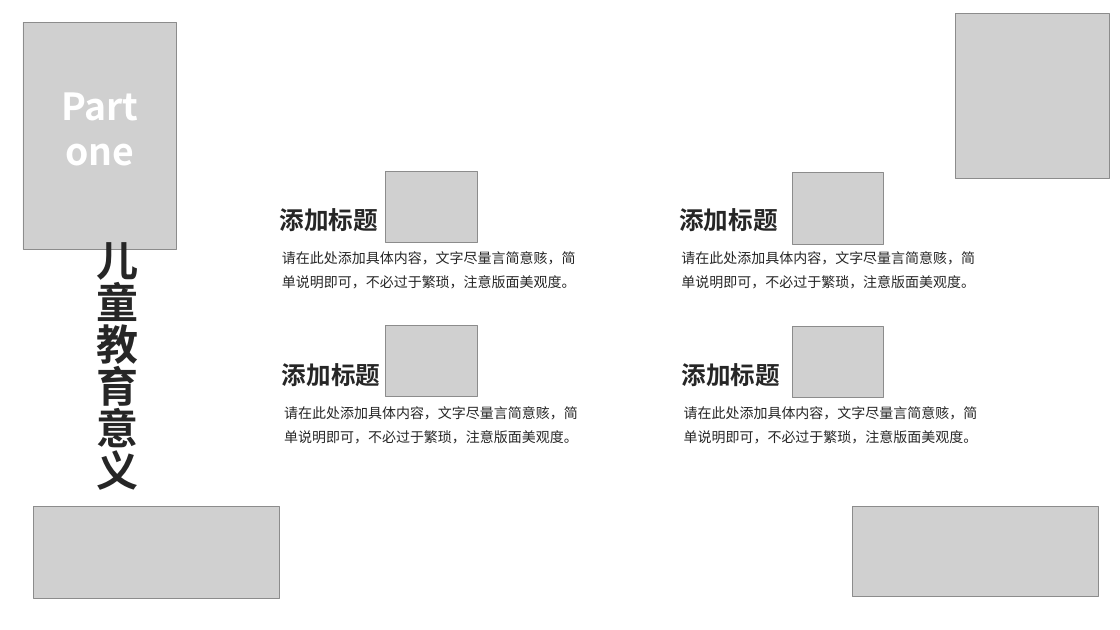
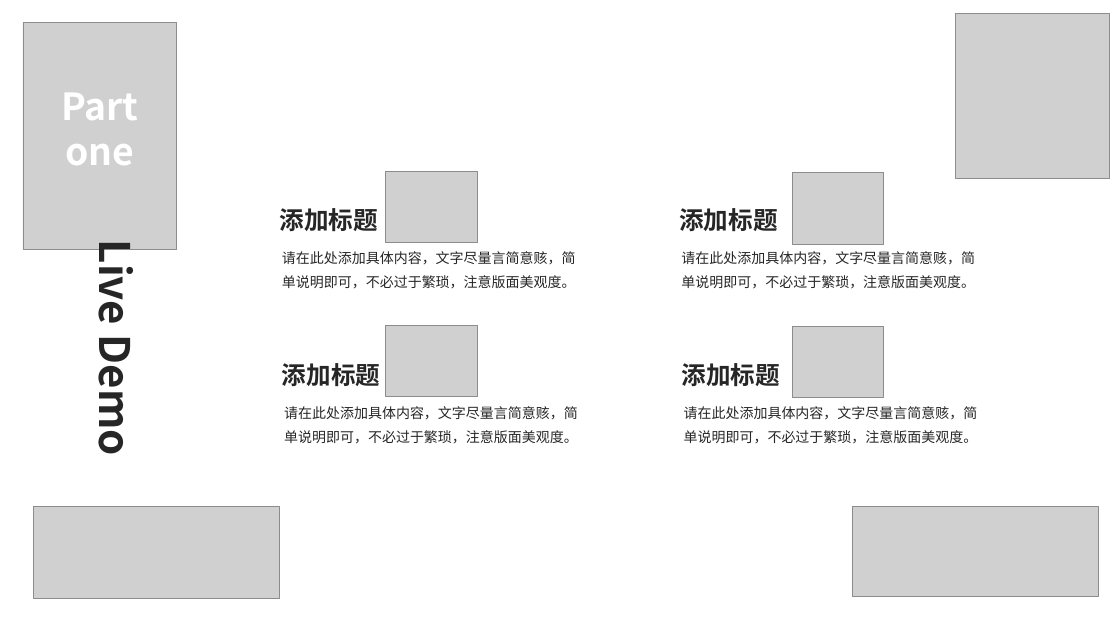
Before and after one commit to hao44le/CS410-FinalProject, a slide deck: slide 3 of slides/CS410-geleic2-final_project.pptx (slide 4 before the commit). Drawn at 1120x630 pixels with LibreOffice and Linux fonts; fonts in the diff are those of the drawing; grey boxes stand for pictures; background and template pictures are left out. Boxes give left, top, right and bottom in pixels: in the first picture for what was removed or moved away, otherwise in the second. Text is boxed around its words. In the diff, an @@ line names an element or a change of style, - is before the commit and + after.

```diff
--- a/slides/CS410-geleic2-final_project.pptx
+++ b/slides/CS410-geleic2-final_project.pptx
@@ text at (88,248,149,452): text changed @@
-儿童教育意义
+Live Demo
```
Also in this commit, not shown: 1 other slide changed, 2 slides added, 3 slides removed, 1 other file.
